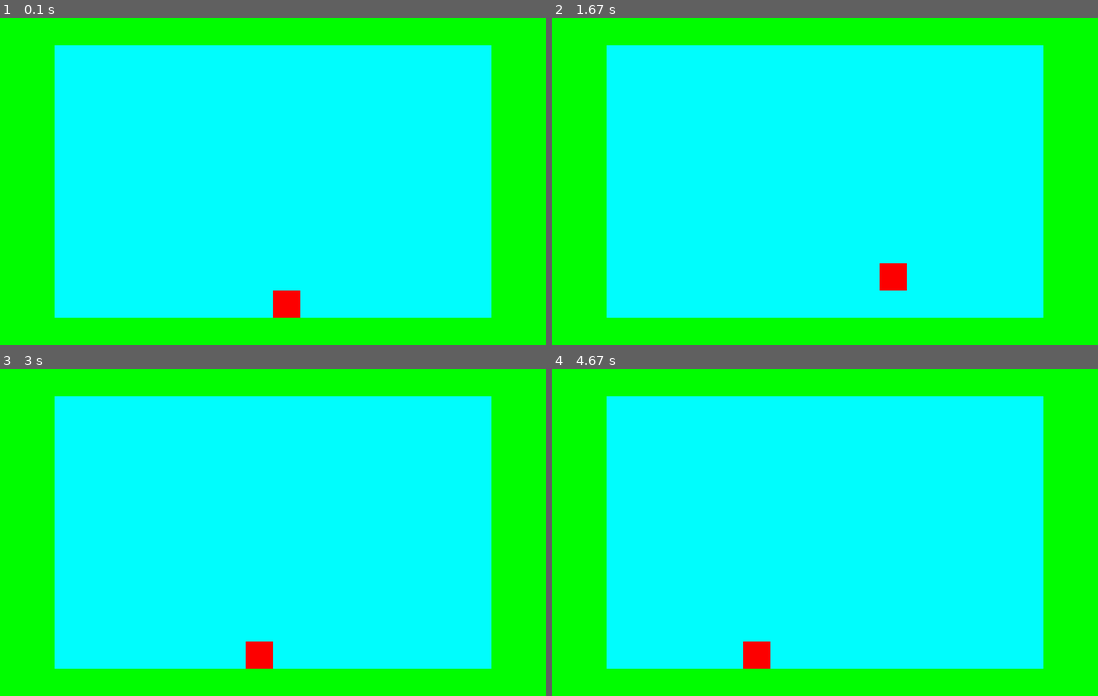
Above: before the commit, frames 1-4 (two rows, left to right).
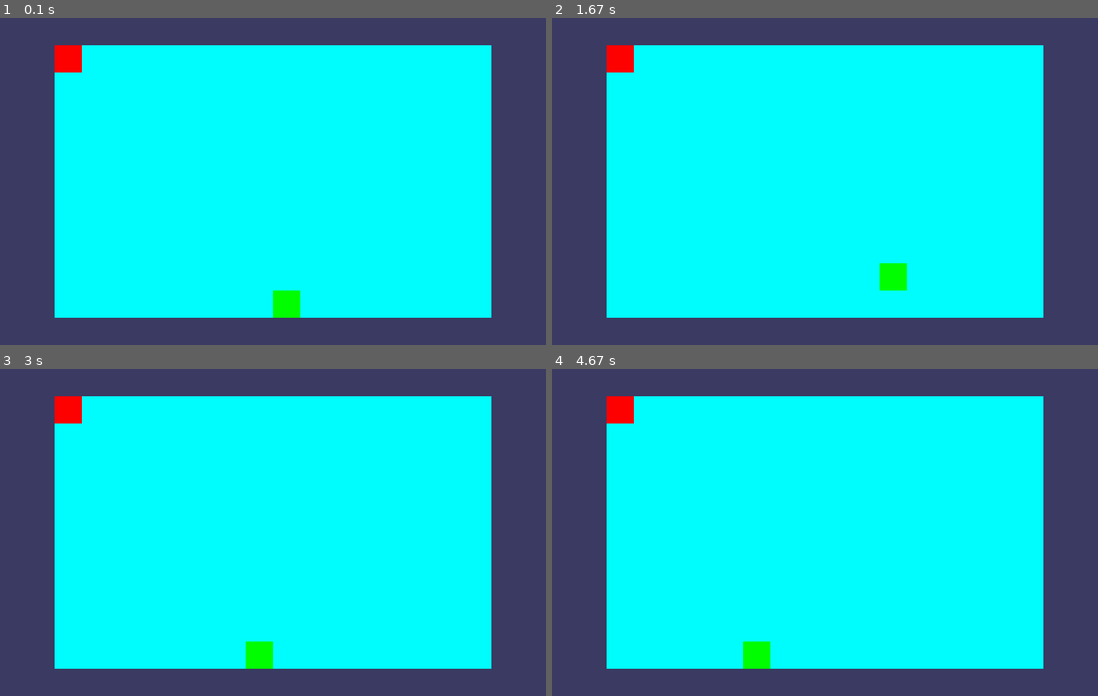
Above: after the commit, the same moments.

Repository: drinkincode/pygame-stream
Game: pygame game, started from main.py
The game is run twice, just before and just after one commit, with the same random seed, the same clock (stepped at 60 frames per second) and the same inputs.
Inputs:
- Up to frame 1 (0.1 s): no input
- Up to frame 2 (1.67 s): hold Right 0.33-0.8 s; hold Up 0.83-1.13 s; hold Right 1.17-1.63 s
- Up to frame 3 (3 s): hold Left 1.67-2.2 s; tap A at 1.82 s; hold Down 2.23-2.53 s; hold Left 2.57-2.97 s
- Up to frame 4 (4.67 s): hold Up 3-3.37 s; tap A at 3.15, 4.62 s; hold Right 3.4-4.03 s; hold Down 4.07-4.43 s; hold Left from 4.47 s (still down)

The runs differ from the first frame. In frame 1, 34% of the frame differs, in the area x 0-100%, y 0-100%; in frame 2, 34%; in frame 3, 34%; in frame 4, 34%.

Commit message:
start game function, npc creation

Diff:
--- a/board/boardHandler.py
+++ b/board/boardHandler.py
@@ -28,7 +28,7 @@
 
             self.board[x][y] = actor
             self.actorPosDict[actor.name] = [x, y]
-            return True
+        return True
 
     def doesActorExist(self, actor: Actor):
         res = False
--- a/main.py
+++ b/main.py
@@ -24,7 +24,7 @@
 PURPLE = (255, 0, 255)
 CYAN = ( 0, 255, 255)
 
-BGCOLOR = GREEN
+BGCOLOR = NAVYBLUE
 LIGHTBGCOLOR = GRAY
 BOXCOLOR = CYAN
 HIGHLIGHTCOLOR = BLUE
@@ -51,32 +51,7 @@
 
 
     boardHandler = BoardHandler(BOARDWIDTH, BOARDHEIGHT)
-    updatesList = []
-
-    # create new player
-    name = 'john'
-    statsList = [
-        ['healthStats', 100],
-        ['stamina', 100]
-    ]
-    attackList = [
-        {
-            'atkName': 'punch',
-            'atkDamage': 10,
-            'atkLevel': 1,
-            'atkCost': []
-        }
-    ]
-    xPos = 8
-    yPos = 9
-
-    player = Actor(name, statsList, attackList)
-    player.color = RED
-
-    updatesList.append([player, xPos, yPos])
-    boardHandler.updateBoard(updatesList)
-    drawBoard(boardHandler.board)
-
+    player = startGame(boardHandler)
     while True: # main game loop
         mouseClicked = False
         # direction sprite is facing
@@ -140,8 +115,63 @@
             left, top = leftTopCoordsOfBox(boxX, boxY)
             pygame.draw.rect(DISPLAYSURF, currBoxColor, (left, top, BOXSIZE, BOXSIZE))
 
-def startGame():
-    return True
+def startGame(boardHandler: BoardHandler):
+    updatesList = []
+
+    # create new player dict
+    initActorsList = [
+        {
+            'name': 'john',
+            'statsList': [
+                ['healthStats', 100],
+                ['stamina', 100]
+            ],
+            'attackList': [
+                {
+                    'atkName': 'punch',
+                    'atkDamage': 10,
+                    'atkLevel': 1,
+                    'atkCost': []
+                }
+            ],
+            'xPos': 8,
+            'yPos': 9,
+            'color': GREEN
+        },
+
+        {
+            'name': 'npc',
+            'statsList': [
+                ['healthStats', 100],
+                ['stamina', 100]
+            ],
+            'attackList': [
+                {
+                    'atkName': 'punch',
+                    'atkDamage': 10,
+                    'atkLevel': 1,
+                    'atkCost': []
+                }
+            ],
+            'xPos': 0,
+            'yPos': 0,
+            'color': RED
+        }
+    ]
+
+    for actor in initActorsList:
+        newActor = Actor(actor['name'], actor['statsList'], actor['attackList'], actor['xPos'], actor['yPos'])
+        newActor.color = actor['color']
+
+        updatesList.append([newActor, newActor.x, newActor.y])
+
+    boardHandler.updateBoard(updatesList)
+    drawBoard(boardHandler.board)
+    pygame.display.update()
+
+    player = updatesList[0][0]
+    return player
+
 
 
 if __name__ == '__main__':
